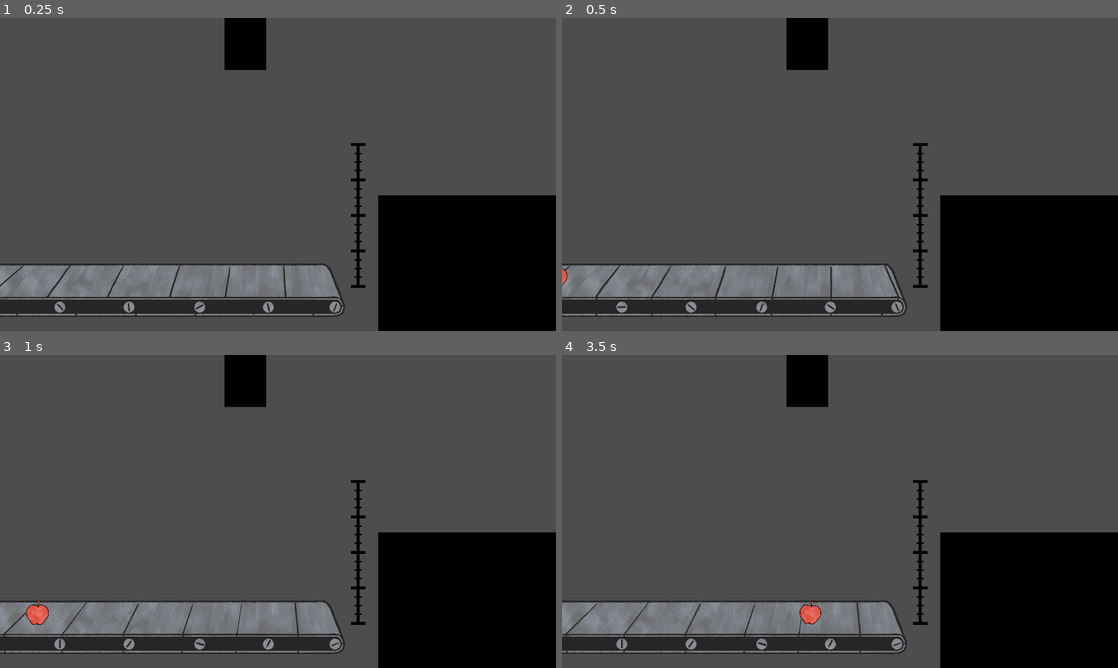
Above: before the commit, frames 1-4 (two rows, left to right).
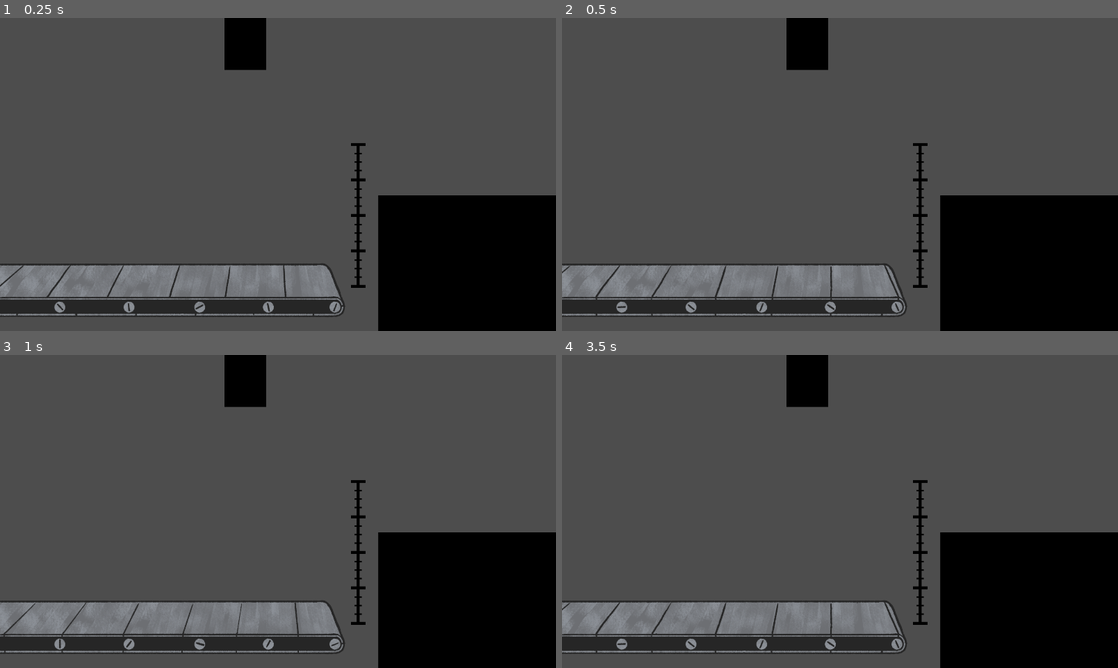
Above: after the commit, the same moments.

Repository: saadjiqbal/tip-the-scales
Game: Godot game, scene res://scenes/game.tscn
The game is run twice, just before and just after one commit, with the same random seed, the same clock (stepped at 60 frames per second) and the same inputs. The project has no main scene, so this scene is started directly.
Inputs (mouse positions are in pixels of both pictures, inside the frame that each line leads up to):
- Up to frame 1 (0.25 s): no input
- Up to frame 2 (0.5 s): no input
- Up to frame 3 (1 s): tap Enter (ui_accept) at 0.5, 0.77 s; move the mouse to (400, 495) at 0.52 s; press the mouse at (400, 495) at 0.53 s
- Up to frame 4 (3.5 s): move the mouse to (623, 611) at 1.27 s; release the mouse at (623, 611) at 1.28 s; right-click (623, 611) at 1.35 s; tap Enter (ui_accept) at 1.52, 3.02 s; move the mouse to (895, 442) at 2.02 s; press the mouse at (895, 442) at 2.03 s; move the mouse to (812, 574) at 2.77 s; release the mouse at (812, 574) at 2.78 s; right-click (812, 574) at 2.85 s

Frame 1 is identical in both runs. In frame 2, less than 0.1% of the frame differs, in the area x 0-1%, y 80-86%; in frame 3, 0.2%; in frame 4, 0.7%, in the area x 0-62%, y 78-96%.

Commit message:
background_0 and manual_page_0 imported

Diff:
--- a/scenes/game.tscn
+++ b/scenes/game.tscn
@@ -1,7 +1,6 @@
-[gd_scene load_steps=9 format=3 uid="uid://xjnffox0uabc"]
+[gd_scene load_steps=8 format=3 uid="uid://xjnffox0uabc"]
 
 [ext_resource type="Script" path="res://scripts/game.gd" id="1_nx7mq"]
-[ext_resource type="PackedScene" uid="uid://h00het4fwakf" path="res://scenes/objects/apple.tscn" id="2_d56ds"]
 [ext_resource type="PackedScene" uid="uid://byfxcixpc3i6f" path="res://scenes/conveyor_belt.tscn" id="3_f8gkv"]
 [ext_resource type="Texture2D" uid="uid://63ek7v7otbi7" path="res://sprites/place_holder_art/Temp_Ruler.png" id="4_ein4x"]
 [ext_resource type="PackedScene" uid="uid://bqtmnirqb2oaw" path="res://scenes/platform.tscn" id="5_31v04"]
@@ -20,9 +19,6 @@
 
 [node name="ConveyorBelt" parent="." instance=ExtResource("3_f8gkv")]
 
-[node name="Apple" parent="." instance=ExtResource("2_d56ds")]
-position = Vector2(-76, 849)
-
 [node name="Ruler" type="Sprite2D" parent="."]
 position = Vector2(1237, 681)
 texture = ExtResource("4_ein4x")
@@ -34,3 +30,7 @@
 
 [node name="AudioStreamPlayer" type="AudioStreamPlayer" parent="."]
 stream = ExtResource("8_8ehep")
+
+[node name="RayCast2D" type="RayCast2D" parent="."]
+position = Vector2(800, 0)
+scale = Vector2(5, 7)
Binary file added: sprites/backgrounds/background.png
Not shown, added: sprites/backgrounds/background.png.import
Binary file added: sprites/manual/manual_page_0.png
Not shown, added: sprites/manual/manual_page_0.png.import
Binary file added: sprites/merged/merged_1.png
Not shown, added: sprites/merged/merged_1.png.import
